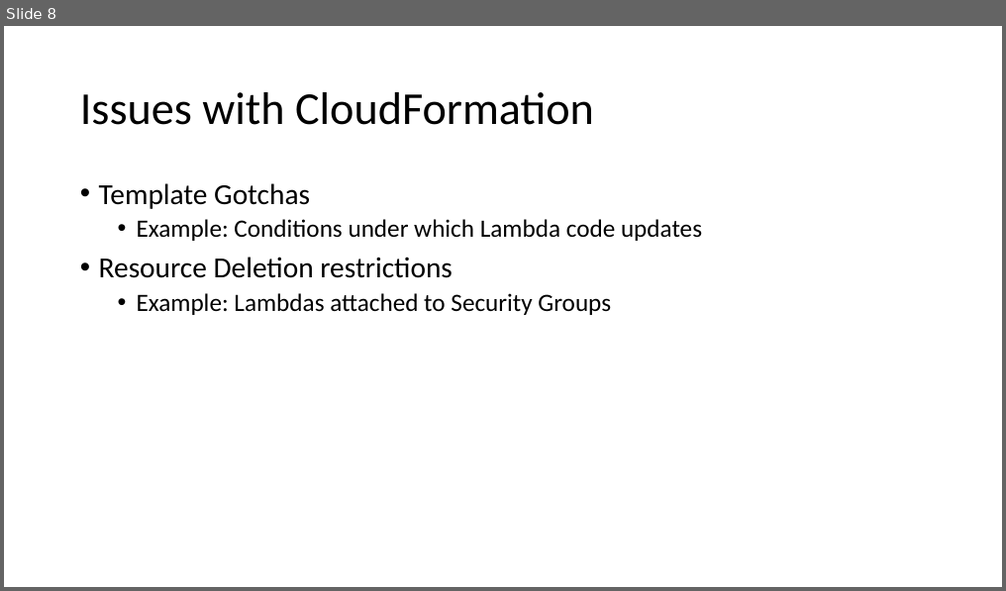
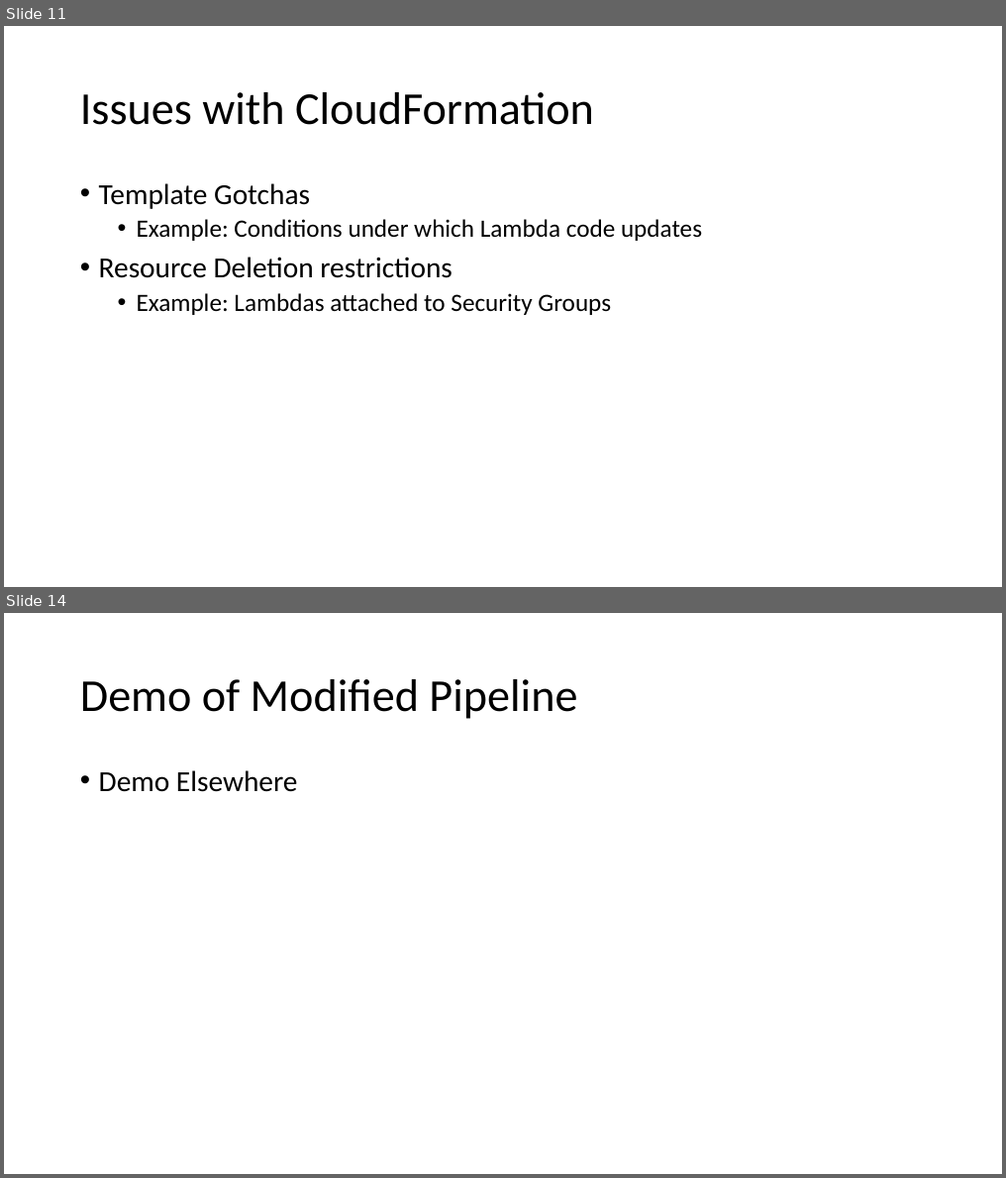
Before and after one commit to jbaacke/CloudFormationAndCARRDSDemo, a slide deck: VSTS and CloudFormation.pptm. Shown one above the other, each under a label of ours: slide 8 before the commit, slides 11 and 14 after it; the slides between them are not shown. The pictures are 1006x591 and 1006x1178 pixels, drawn with LibreOffice and Linux fonts; fonts in the diff are those of the drawing. Boxes give left, top, right and bottom in pixels: in the first picture for what was removed or moved away, otherwise in the second. Text is boxed around its words. In the diff, an @@ line names an element or a change of style, - is before the commit and + after.

```diff
--- a/VSTS and CloudFormation.pptm
+++ b/VSTS and CloudFormation.pptm
@@ slide 14 added at bbox=[4, 613, 1002, 1174], background #FFFFFF @@
@@ title added at bbox=[80, 679, 577, 719], 44 pt, text #000000 @@
+Demo of Modified Pipeline
@@ text added at bbox=[99, 770, 298, 792], 28 pt, text #000000 @@
+• Demo Elsewhere
@@ what was slide 8 is now slide 11 @@
```
Also in this commit, not shown: 8 slides changed, 5 other slides added.
